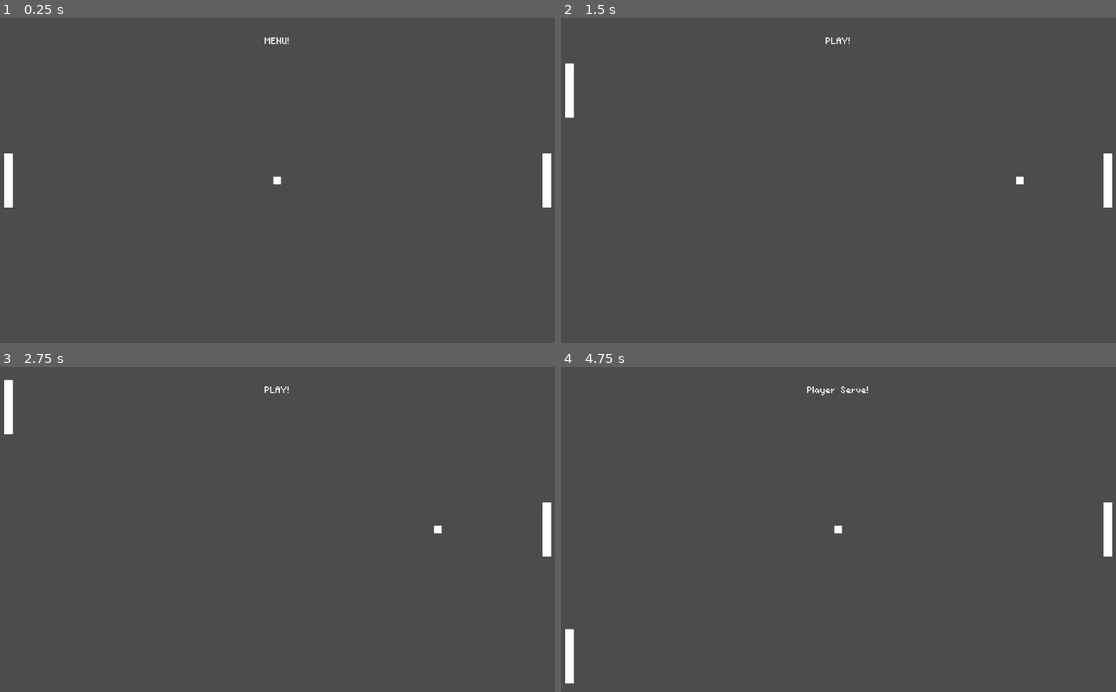
Above: before the commit, frames 1-4 (two rows, left to right).
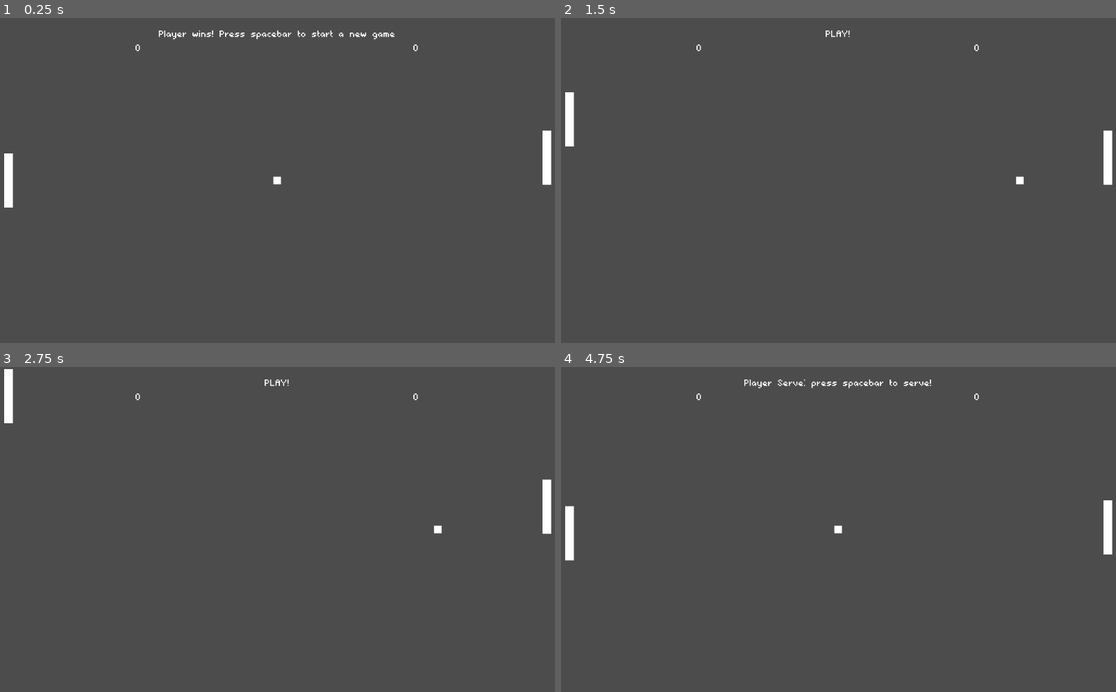
Above: after the commit, the same moments.

Repository: GenreShinobi/Ping-Bing
Game: Godot game, scene res://game.tscn
The game is run twice, just before and just after one commit, with the same random seed, the same clock (stepped at 60 frames per second) and the same inputs.
Inputs:
- Up to frame 1 (0.25 s): no input
- Up to frame 2 (1.5 s): tap Space at 0.5, 0.77 s; hold W 0.53-1.28 s; hold S from 1.28 s (still down)
- Up to frame 3 (2.75 s): tap Space at 1.52, 2 s; release S at 2.03 s; hold W from 2.03 s (still down)
- Up to frame 4 (4.75 s): tap Space at 3.02, 3.5, 3.77, 4.25, 4.52 s; release W at 3.53 s; hold S from 3.53 s (still down)

The runs differ from the first frame. In frame 1, 0.6% of the frame differs, in the area x 24-100%, y 3-59%; in frame 2, 0.6%; in frame 3, 0.5%; in frame 4, 1.0%, in the area x 0-100%, y 3-98%.

Commit message:
Add basic scoring and end game condition
Added basic scoring that supports player being on either side and has a 3 point win condition

Diff:
--- a/game/game.gd
+++ b/game/game.gd
@@ -5,6 +5,11 @@
 onready var ball = $Ball
 onready var player_paddle = $PlayerPaddle
 onready var ai_paddle = $AIPaddle
+onready var player_score_label = $PlayerScoreLabel
+onready var ai_score_label = $AIScoreLabel
+
+const MAX_SCORE = 3
+var is_player_win
 
 # states
 var is_player_serve = true
@@ -13,10 +18,20 @@
 var RESET_DELTA_KEY = 0.0
 var MAX_KEY_TIME = 0.3
 
+# scoring
+var player_score = 0
+var player_score_text = player_score as String
+var player_text_half_width
+var player_score_position
+
+var ai_score = 0
+var ai_score_text = ai_score as String
+var ai_text_half_width
+var ai_score_position
+
 func _ready() -> void:
 	# brute force debugging
 	print(OS.get_window_size())
-	pass
 
 
 func _physics_process(delta: float) -> void:
@@ -24,20 +39,40 @@
 
 	match State.current_game_state:
 		State.GAME_STATE.MENU:
-			changeString("MENU!")
+			if is_player_win == true:
+				changeString("Player wins! Press spacebar to start a new game")
+			elif is_player_win != true:
+				changeString("Player wins! Press spacebar to start a new game")
+			else:
+				changeString("Start by pressing the spacebar!")
+
 			if(Input.is_key_pressed(KEY_SPACE) and delta_key_press > MAX_KEY_TIME):
 				State.changeState(State.GAME_STATE.SERVE)
 				delta_key_press = RESET_DELTA_KEY
 
 		State.GAME_STATE.SERVE:
 			ball.setStartingPosition()
+			player_paddle.resetStartingPosition()
+			ai_paddle.resetStartingPosition()
+
+			if MAX_SCORE == player_score:
+				State.changeState(State.GAME_STATE.MENU)
+				player_score = 0
+				ai_score = 0
+				is_player_win = true
+			elif MAX_SCORE == ai_score:
+				State.changeState(State.GAME_STATE.MENU)
+				player_score = 0
+				ai_score = 0
+				is_player_win = false
+
 			if is_player_serve:
 				ball.speed = ball.starting_speed
-				changeString("Player Serve!")
+				changeString("Player Serve: press spacebar to serve!")
 
 			if !is_player_serve:
 				ball.speed = -ball.starting_speed
-				changeString("AI Serve!")
+				changeString("AI Serve: press spacebar to serve!")
 
 			if(Input.is_key_pressed(KEY_SPACE) and delta_key_press > MAX_KEY_TIME):
 				State.changeState(State.GAME_STATE.PLAY)
@@ -53,12 +88,29 @@
 				State.changeState(State.GAME_STATE.SERVE)
 				delta_key_press = RESET_DELTA_KEY
 				is_player_serve = !player_paddle.right_paddle
+				if player_paddle.right_paddle:
+					player_score += 1
+				else:
+					ai_score += 1
 
 			if ball.position.x >= Screen.SCREEN_WIDTH:
 				State.changeState(State.GAME_STATE.SERVE)
 				delta_key_press = RESET_DELTA_KEY
 				is_player_serve = player_paddle.right_paddle
+				if !player_paddle.right_paddle:
+					player_score += 1
+				else:
+					ai_score += 1
 
+			player_score_text = player_score as String
+			ai_score_text = ai_score as String
+
+	player_score_label.text = player_score_text
+	ai_score_label.text = ai_score_text
+
+	player_score_label.set_position(Vector2((Screen.HALF_SCREEN_WIDTH / 2) - (player_score_label.get_font("font").get_string_size(player_score_label.text).x / 2), string_value.get_font("font").get_height() * 1.5))
+	ai_score_label.set_position(Vector2(Screen.HALF_SCREEN_WIDTH + (Screen.HALF_SCREEN_WIDTH / 2) - (ai_score_label.get_font("font").get_string_size(ai_score_label.text).x / 2), string_value.get_font("font").get_height() * 1.5))
+	string_value.set_position(Vector2(Screen.HALF_SCREEN_WIDTH - (string_value.get_font("font").get_string_size(string_value.text).x / 2), string_value.get_font("font").get_height() * 0.5))
 
 func _draw() -> void:
 	pass
@@ -66,4 +118,4 @@
 
 func changeString(new_string_value):
 	string_value.text = new_string_value
-	string_value.set_position(Vector2(Screen.HALF_SCREEN_WIDTH - (string_value.get_font("font").get_string_size(string_value.text).x / 2), string_value.get_font("font").get_height()))
+	string_value.set_position(Vector2(Screen.HALF_SCREEN_WIDTH - (string_value.get_font("font").get_string_size(string_value.text).x), string_value.get_font("font").get_height()))
--- a/game/game.tscn
+++ b/game/game.tscn
@@ -12,9 +12,9 @@
 script = ExtResource( 1 )
 
 [node name="StringValue" type="Label" parent="."]
-margin_left = 13.0
+margin_left = 11.0
 margin_top = -140.0
-margin_right = 129.0
+margin_right = 127.0
 margin_bottom = -114.0
 custom_fonts/font = ExtResource( 4 )
 text = "$GAME_STATE"
@@ -37,3 +37,19 @@
 [node name="CollisionBtm" type="CollisionShape2D" parent="KinematicBody2D" groups=["boundary"]]
 position = Vector2( 511, 605 )
 shape = SubResource( 1 )
+
+[node name="PlayerScoreLabel" type="Label" parent="."]
+margin_left = 11.0
+margin_top = -165.0
+margin_right = 145.0
+margin_bottom = -139.0
+custom_fonts/font = ExtResource( 4 )
+text = "$PLAYER_SCORE"
+
+[node name="AIScoreLabel" type="Label" parent="."]
+margin_left = 11.0
+margin_top = -189.0
+margin_right = 101.0
+margin_bottom = -163.0
+custom_fonts/font = ExtResource( 4 )
+text = "$AI_SCORE"
--- a/game/paddle/paddle.gd
+++ b/game/paddle/paddle.gd
@@ -5,7 +5,7 @@
 var paddle_speed = Vector2(0.0, 400.0)
 var paddle_size = Vector2(16, 100)
 
-onready var panel = $PanelContainer
+onready var panel = $Panel
 var ball
 
 # paddle side
@@ -24,10 +24,16 @@
 	if is_in_group("player_paddle"):
 		if(Input.is_key_pressed(KEY_W)):
 			position += -paddle_speed * delta
+
 		if(Input.is_key_pressed(KEY_S)):
 			position += paddle_speed * delta
-	if is_in_group("ai_paddle"):
-		position.y = ball.position.y
+
+	elif is_in_group("ai_paddle"):
+		if ball.position.y > position.y + (paddle_size.y / 2 + 10):
+			position.y += 250 * delta
+
+		elif ball.position.y < position.y + (paddle_size.y / 2 - 10):
+			position.y -= 250 * delta
 
 	position.y = clamp(position.y, 0.0 + (paddle_size.y/2) + 4, Screen.SCREEN_HEIGHT - (paddle_size.y / 2) - 4)
 
@@ -41,6 +47,10 @@
 		position.y = Screen.HALF_SCREEN_HEIGHT
 
 
+func resetStartingPosition() -> void:
+	position.y = Screen.HALF_SCREEN_HEIGHT
+
+
 func setAIPaddleSide() -> void:
 	var player_paddle = get_tree().get_nodes_in_group("player_paddle")[0]
 	right_paddle = !player_paddle.right_paddle
